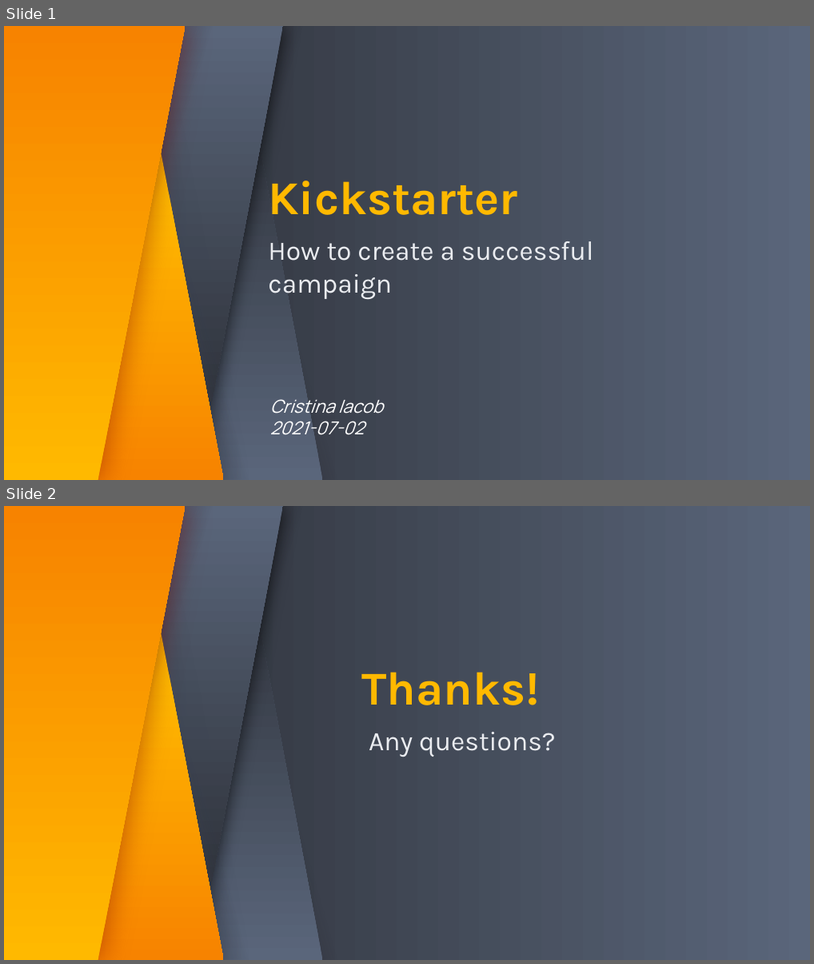
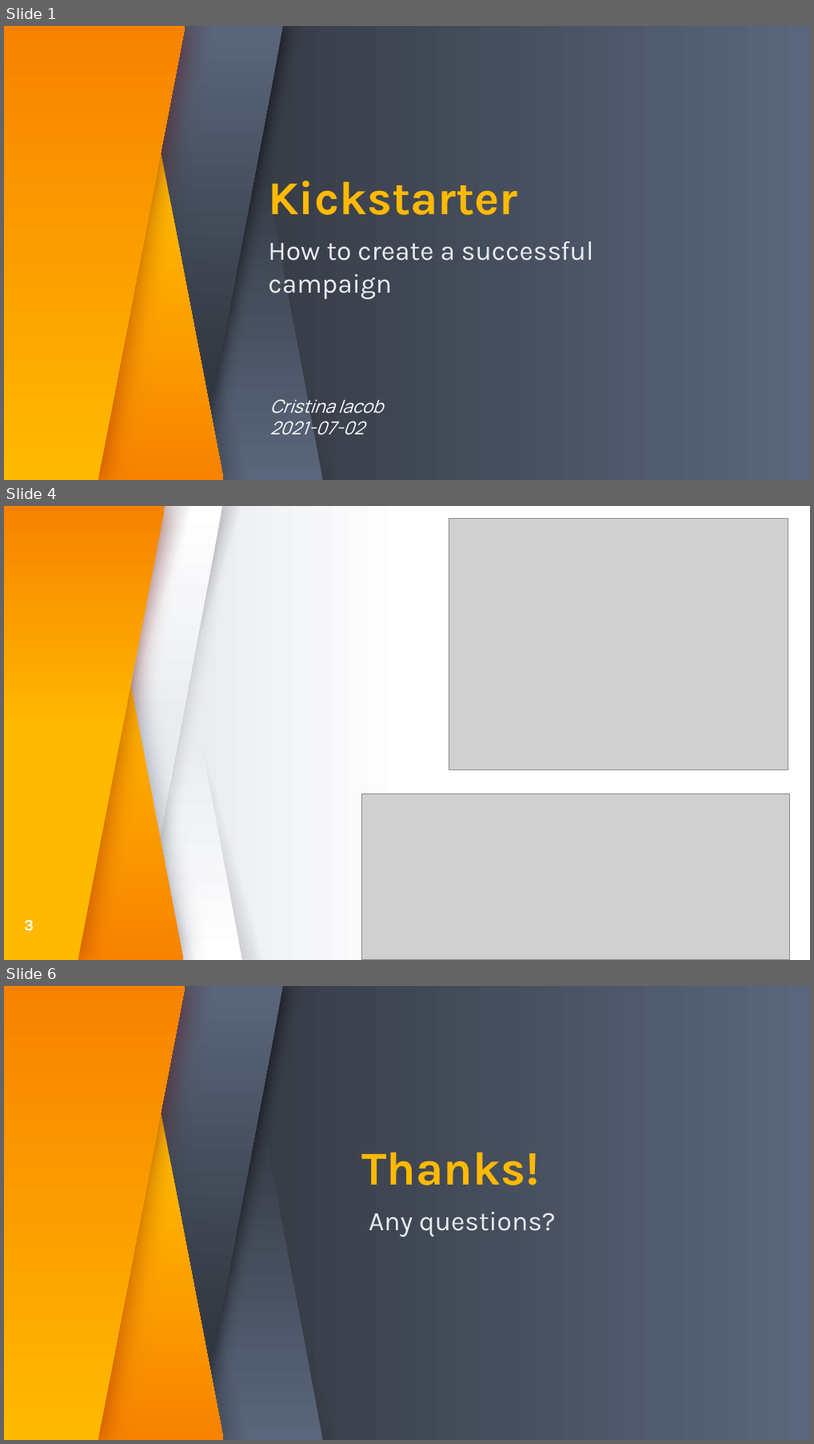
Before and after one commit to cristina-iacob/kickstarter_analysis, a slide deck: kickstarter_analysis.pptx. Shown one above the other, each under a label of ours: slides 1 and 2 before the commit, slides 1, 4 and 6 after it; the slides between them are not shown. The pictures are 814x964 and 814x1444 pixels, drawn with LibreOffice and Linux fonts; fonts in the diff are those of the drawing; grey boxes stand for pictures. Boxes give left, top, right and bottom in pixels: in the first picture for what was removed or moved away, otherwise in the second. Text is boxed around its words. In the diff, an @@ line names an element or a change of style, - is before the commit and + after.

```diff
--- a/kickstarter_analysis.pptx
+++ b/kickstarter_analysis.pptx
@@ slide 4 added at (4,506,810,960), background gradient #FFFFFF to #EAECF0 @@
@@ freeform shape added at (4,506,184,960), fill gradient #FFB900 to #F78300 @@
@@ freeform shape added at (4,506,166,960), fill gradient #FFB900 to #F78300 @@
@@ parallelogram added at (6,506,192,959), fill gradient #3E4655 to #27252C @@
@@ parallelogram added at (22,506,207,959), fill gradient #3E4655 to #27252C @@
@@ parallelogram added at (37,506,222,959), fill gradient #FFFFFF to #EAECF0 @@
@@ parallelogram added at (57,506,242,959), fill gradient #FFFFFF to #EAECF0 @@
@@ parallelogram added at (57,506,242,959), fill gradient #3E4655 to #27252C @@
@@ parallelogram added at (90,506,276,959), fill gradient #3E4655 to #27252C @@
@@ picture added at (449,518,789,770) @@
@@ picture added at (362,794,790,960) @@
@@ text added at (24,920,34,931), 14 pt, text #FFFFFF, bold @@
+3
@@ what was slide 2 is now slide 6 @@
```
Also in this commit, not shown: 3 other slides added.
